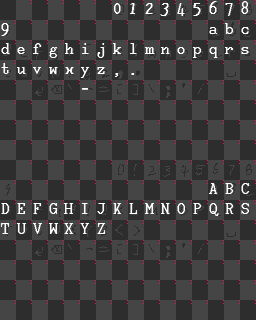
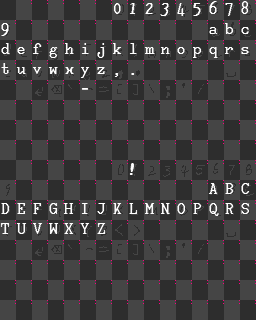
The second 256 x 320 image is a revision of the first. Changes to its layers:
painted on "Paint Layer 1(pasted)" over bbox(129, 163, 135, 175)
